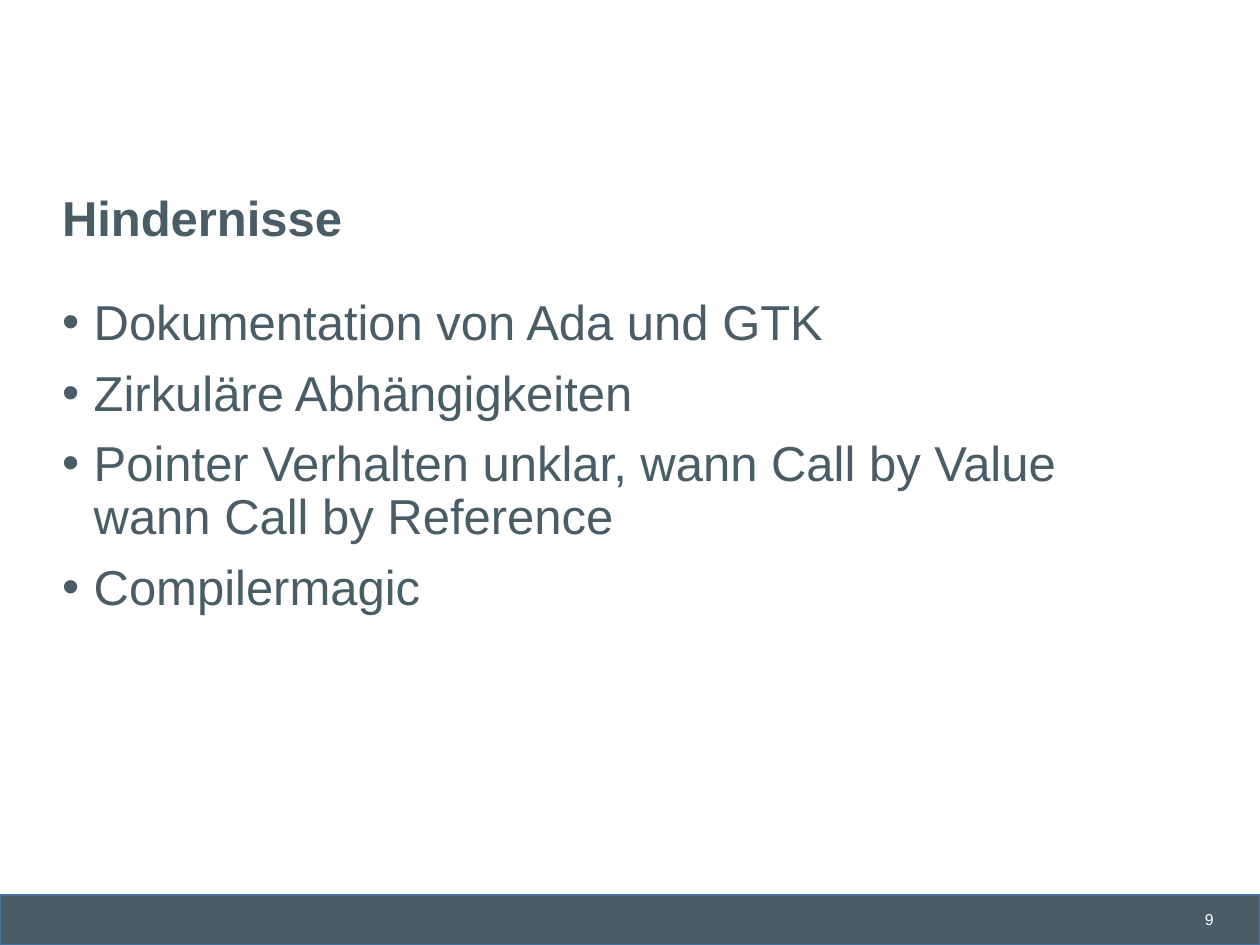
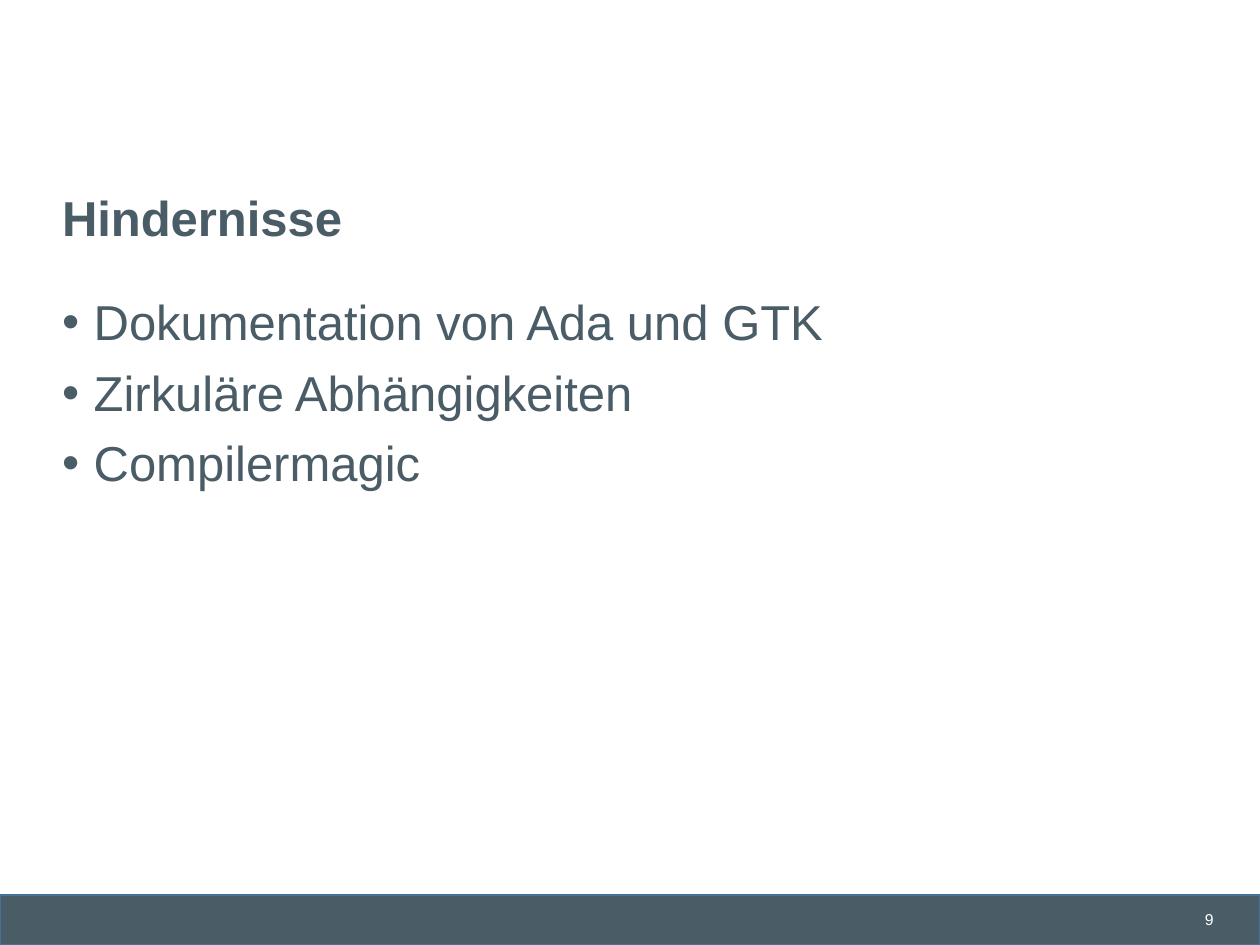
Before and after one commit to lschmischke/ADAChat, a slide deck: slide 9 of documentation/Ada Chat.pptx. Drawn at 1260x945 pixels with LibreOffice and Linux fonts; fonts in the diff are those of the drawing; background and template pictures are left out. Boxes give left, top, right and bottom in pixels: in the first picture for what was removed or moved away, otherwise in the second. Text is boxed around its words. In the diff, an @@ line names an element or a change of style, - is before the commit and + after.

```diff
--- a/documentation/Ada Chat.pptx
+++ b/documentation/Ada Chat.pptx
@@ text at <box>94,445,1056,544</box>: paragraph removed @@
-• Pointer Verhalten unklar, wann Call by Value wann Call by Reference
```
Also in this commit, not shown: 10 other slides changed.
